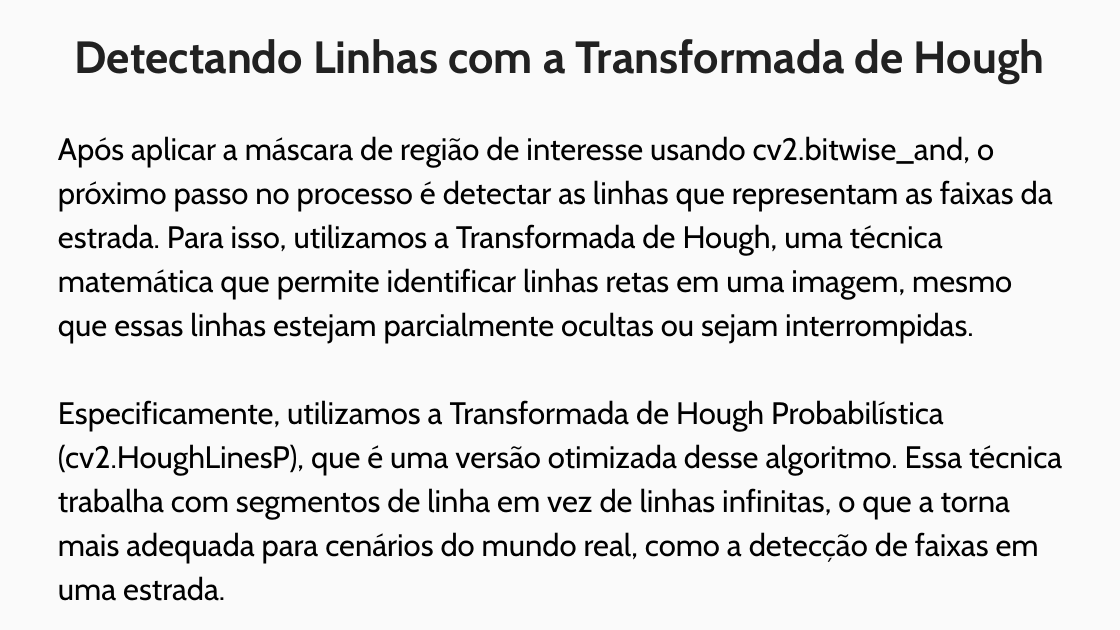
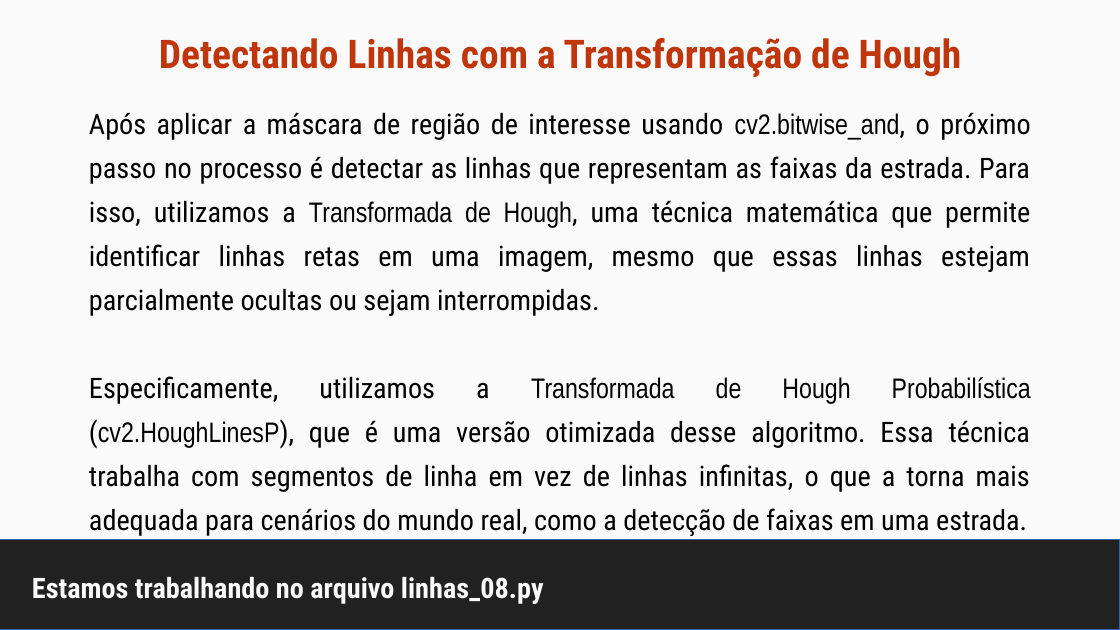
Before and after one commit to maurizioprizzi/finding_lanes, a slide deck: slide 24 of computer_vision_encounter_01.odp (slide 21 before the commit). Drawn at 1120x630 pixels with LibreOffice and Linux fonts; fonts in the diff are those of the drawing. Boxes give left, top, right and bottom in pixels: in the first picture for what was removed or moved away, otherwise in the second. Text is boxed around its words. In the diff, an @@ line names an element or a change of style, - is before the commit and + after.

```diff
--- a/computer_vision_encounter_01.odp
+++ b/computer_vision_encounter_01.odp
@@ title "Detectando Linhas com a Transformação ..." at <box>159,38,962,77</box>: vertical alignment top to middle @@
@@ title at <box>159,38,962,77</box>: text changed; size 32 to 28 pt; font Cabin to Roboto Condensed; text colour #212121 to #BF360C @@
-Detectando Linhas com a Transformada de Hough
+Detectando Linhas com a Transformação de Hough
@@ text "Após aplicar a máscara de ...": place and size @@
-text "Após aplicar a máscara de ..." at <box>58,136,1062,601</box>
+text "Após aplicar a máscara de ..." at <box>89,112,1031,536</box>
@@ text "Após aplicar a máscara de ..." at <box>89,112,1031,536</box>: size 22 to 20 pt; font Cabin to Roboto Condensed in "Após aplicar a máscara de região de ...", "Especificamente, utilizamos a (cv2.HoughLinesP), que é uma ..."; font Cabin to Arial Narrow in "cv2.bitwise_and, Transformada de Hough,", "Transformada de Hough Probabilística (cv2.HoughLinesP),"; alignment left to justified @@
@@ rectangle added at <box>0,540,1120,630</box>, fill #212121, outline #3465A4 0 pt @@
@@ title added at <box>32,577,544,604</box>, 20 pt, text #FAFAFA, bold @@
+Estamos trabalhando no arquivo linhas_08.py
```
Also in this commit, not shown: 12 other slides changed, 3 slides added, 8 other files.
